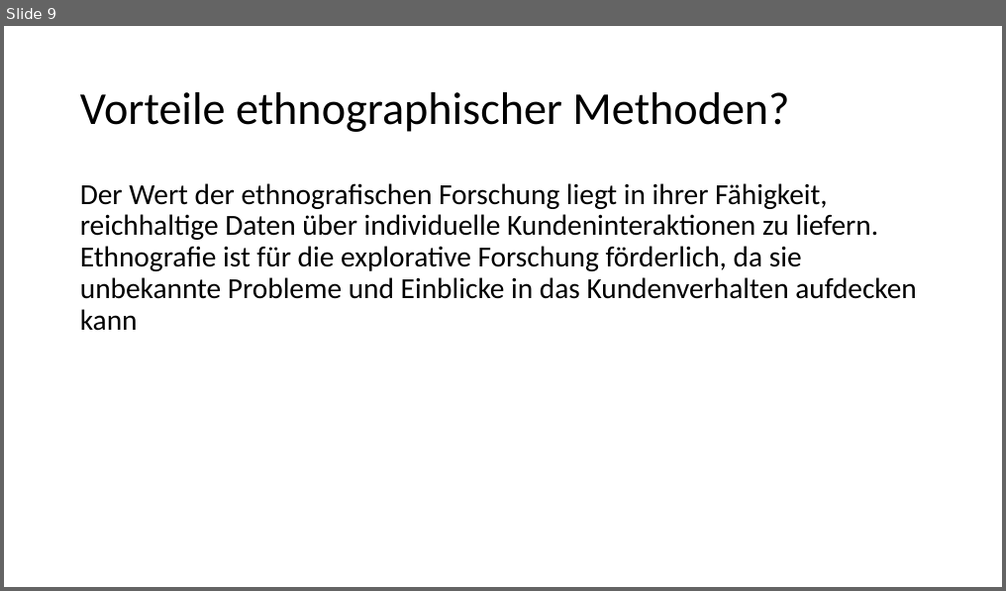
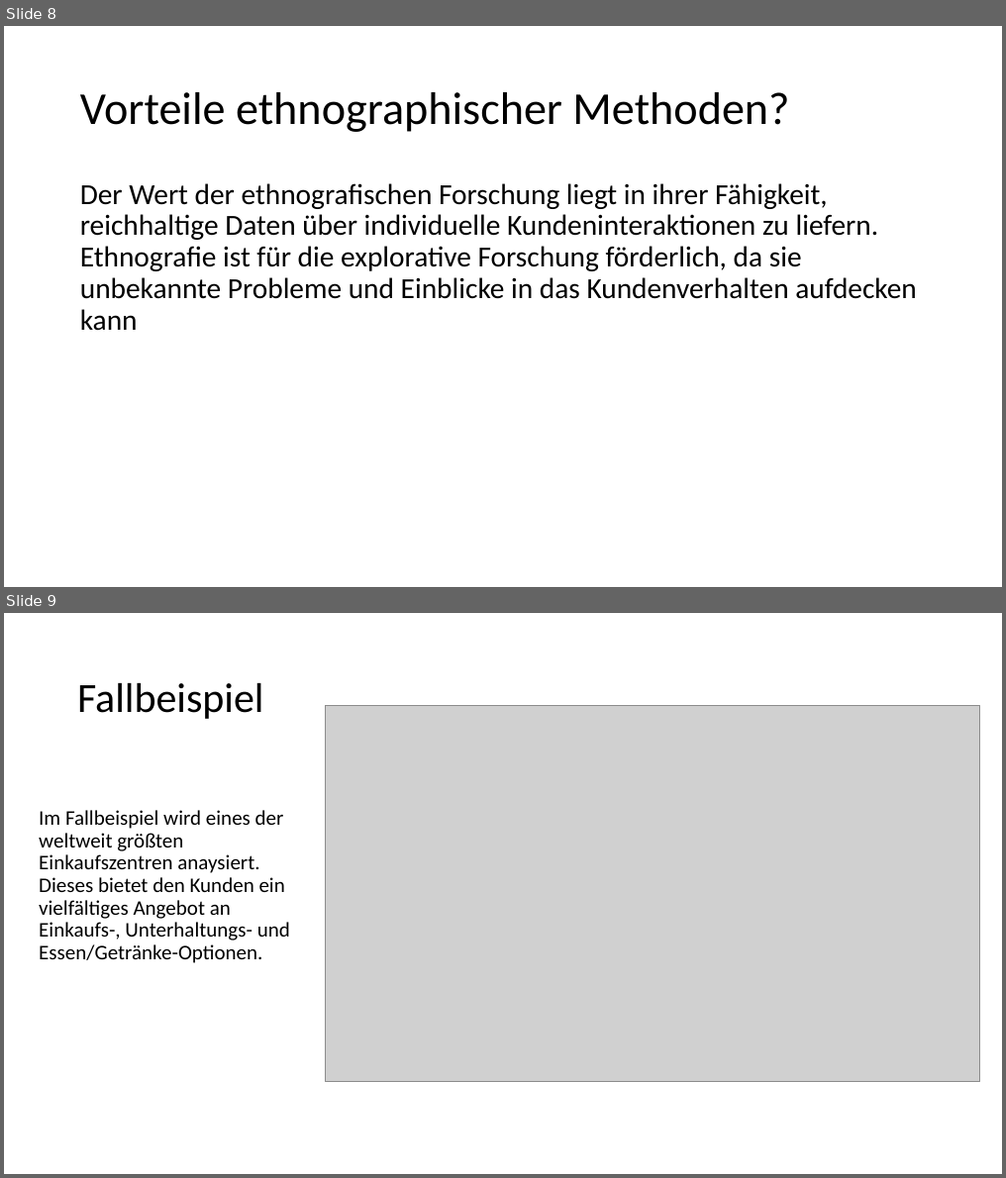
Before and after one commit to TimBoeckel/HCI-Sem-JourneyMaps, a slide deck: Praesentation/Präsentation_Tim.pptx. Shown one above the other, each under a label of ours: slide 9 before the commit, slides 8 and 9 after it. The pictures are 1006x591 and 1006x1178 pixels, drawn with LibreOffice and Linux fonts; fonts in the diff are those of the drawing; grey boxes stand for pictures. Boxes give left, top, right and bottom in pixels: in the first picture for what was removed or moved away, otherwise in the second. Text is boxed around its words. In the diff, an @@ line names an element or a change of style, - is before the commit and + after.

```diff
--- a/Praesentation/Präsentation_Tim.pptx
+++ b/Praesentation/Präsentation_Tim.pptx
@@ slide 9 added at (4, 613, 1002, 1174), background #FFFFFF @@
@@ title added at (77, 683, 264, 719), 40 pt, text #000000 @@
+Fallbeispiel
@@ picture added at (326, 706, 980, 1082) @@
@@ text added at (39, 810, 290, 963), 20 pt, text #000000 @@
+Im Fallbeispiel wird eines der weltweit größten Einkaufszentren anaysiert. Dieses bietet den Kunden ein vielfältiges Angebot an Einkaufs-, Unterhaltungs- und Essen/Getränke-Optionen.
@@ what was slide 9 is now slide 8 @@
```
Also in this commit, not shown: 8 slides changed, 5 other slides added, 1 slide removed.
